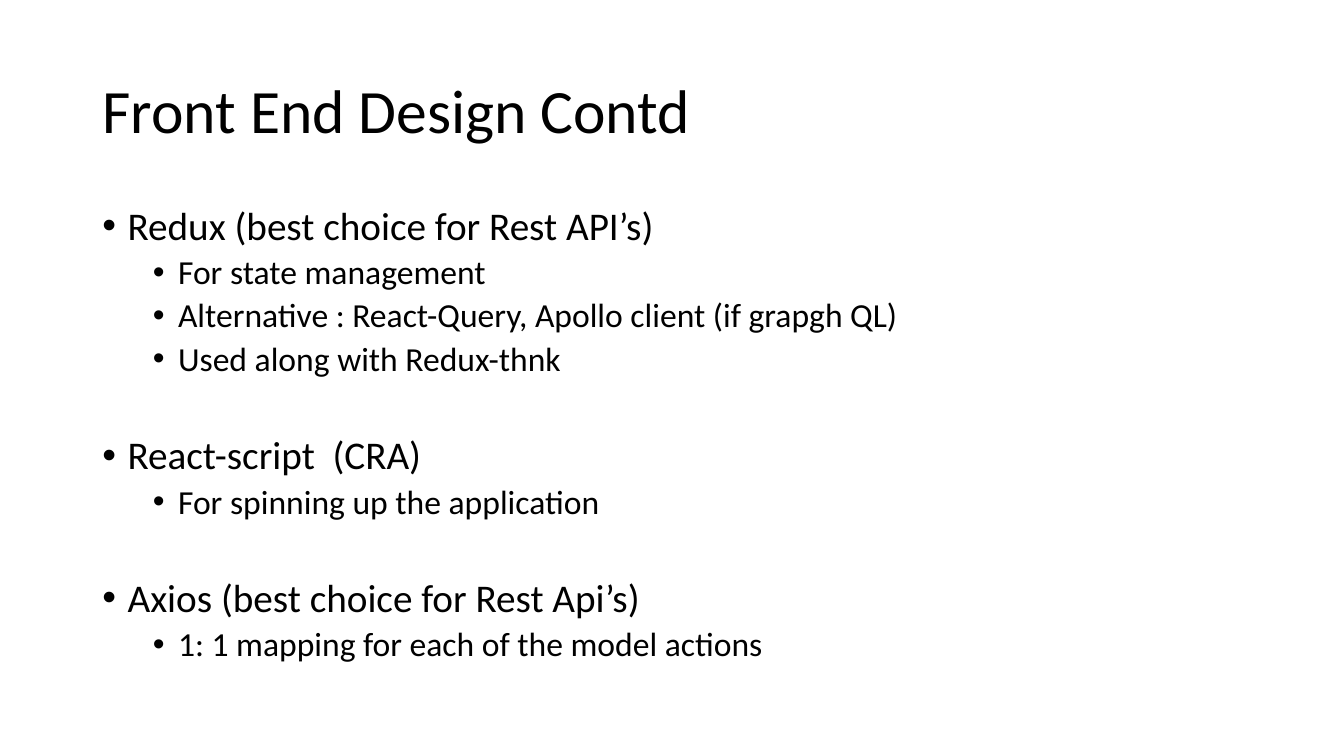
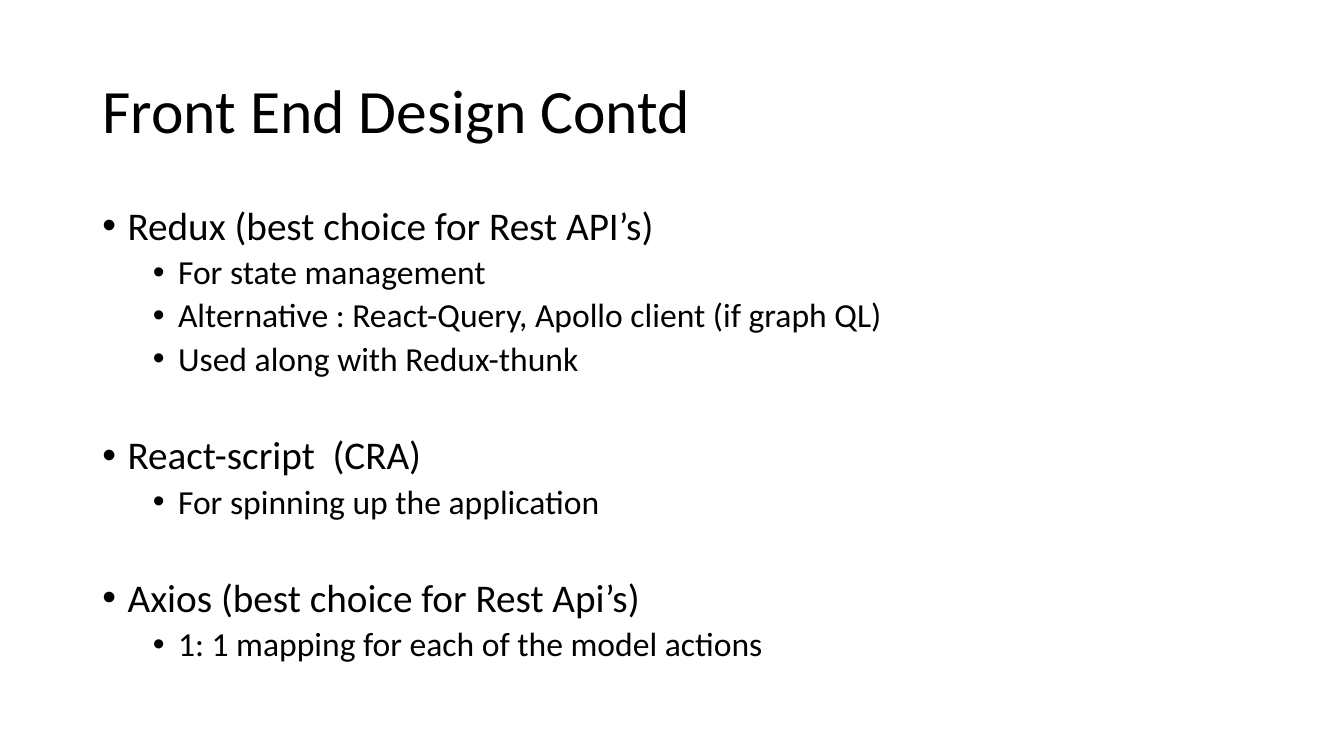
Before and after one commit to anandharshan/intuit2, a slide deck: slide 4 of Arch and decision choices.pptx. Drawn at 1344x756 pixels with LibreOffice and Linux fonts; fonts in the diff are those of the drawing. Boxes give left, top, right and bottom in pixels: in the first picture for what was removed or moved away, otherwise in the second. Text is boxed around its words. In the diff, an @@ line names an element or a change of style, - is before the commit and + after.

Commit message:
ppt Doc updated

```diff
--- a/Arch and decision choices.pptx
+++ b/Arch and decision choices.pptx
@@ text at [178,302,881,377]: text changed @@
-  • Alternative : React-Query, Apollo client (if grapgh QL)
-  • Used along with Redux-thnk
+  • Alternative : React-Query, Apollo client (if graph QL)
+  • Used along with Redux-thunk
```
Also in this commit, not shown: 1 other slide changed, 1 slide added.
